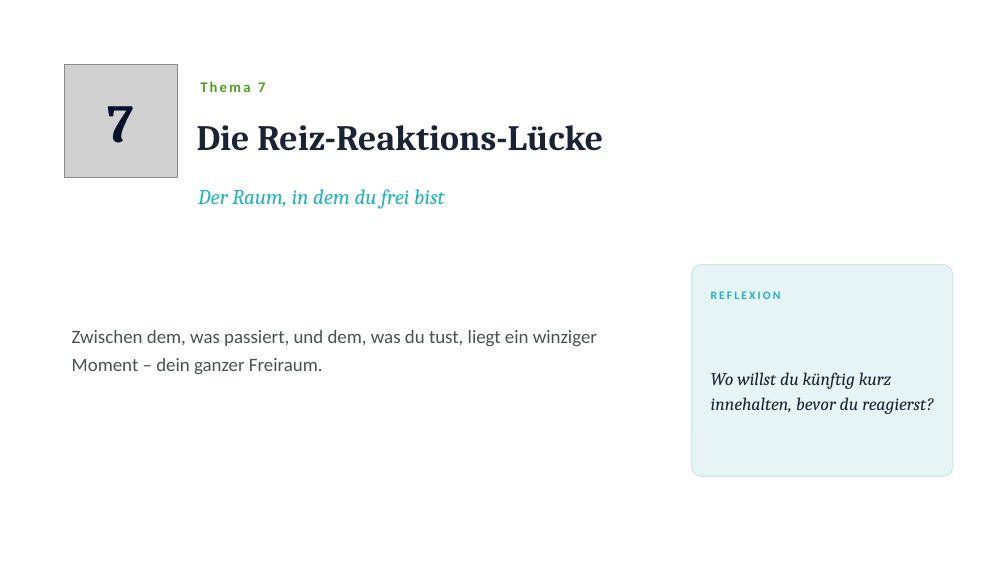
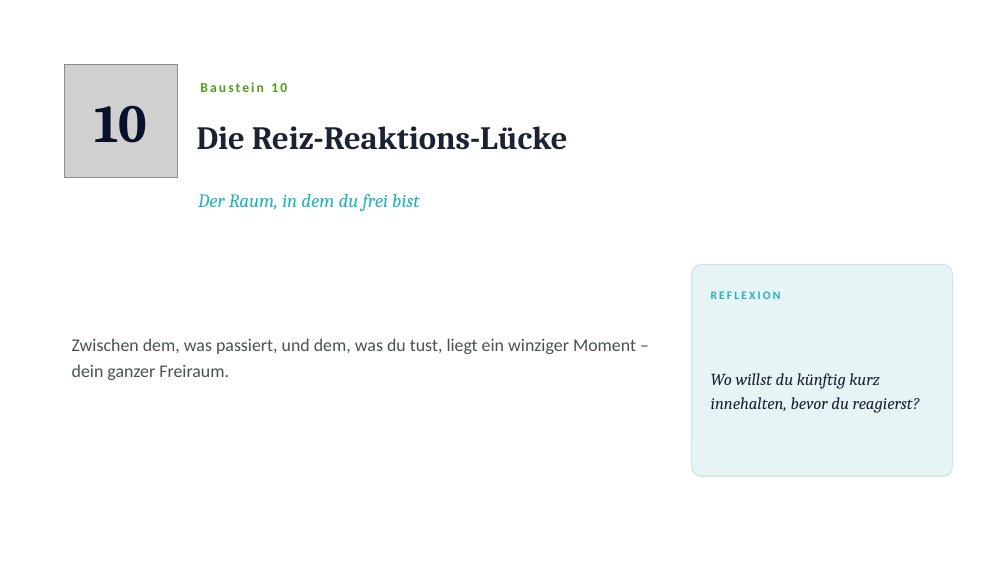
Before and after one commit to Heiko888/werdemeisterdeinergedanken, a slide deck: slide 18 of docs/workshop/vertiefungen/WMDG-Workshop-Vertiefungen-Kopf-verstehen.pptx (slide 14 before the commit). Drawn at 1008x567 pixels with LibreOffice and Linux fonts; fonts in the diff are those of the drawing; grey boxes stand for pictures. Boxes give left, top, right and bottom in pixels: in the first picture for what was removed or moved away, otherwise in the second. Text is boxed around its words. In the diff, an @@ line names an element or a change of style, - is before the commit and + after.

```diff
--- a/docs/workshop/vertiefungen/WMDG-Workshop-Vertiefungen-Kopf-verstehen.pptx
+++ b/docs/workshop/vertiefungen/WMDG-Workshop-Vertiefungen-Kopf-verstehen.pptx
@@ text at bbox=[200, 82, 287, 92]: text changed; size 14 to 13 pt @@
-Thema 7
+Baustein 10
@@ text at bbox=[94, 105, 147, 143]: text changed @@
-7
+10
@@ text "Die Reiz-Reaktions-Lücke" at bbox=[197, 126, 568, 150]: size 34 to 31 pt @@
@@ text "Der Raum, in dem du ..." at bbox=[198, 194, 420, 211]: size 20 to 18 pt @@
@@ text "Zwischen dem, was passiert, und ...": place and size @@
-text "Zwischen dem, was passiert, und ..." at bbox=[72, 330, 597, 374]
+text "Zwischen dem, was passiert, und ..." at bbox=[72, 338, 636, 380]
@@ text "Zwischen dem, was passiert, und ..." at bbox=[72, 338, 636, 380]: size 18 to 17 pt @@
@@ text "Wo willst du künftig kurz ..." at bbox=[711, 373, 920, 413]: size 17 to 16 pt @@
```
Also in this commit, not shown: 13 other slides changed, 7 slides added, 3 other files.
